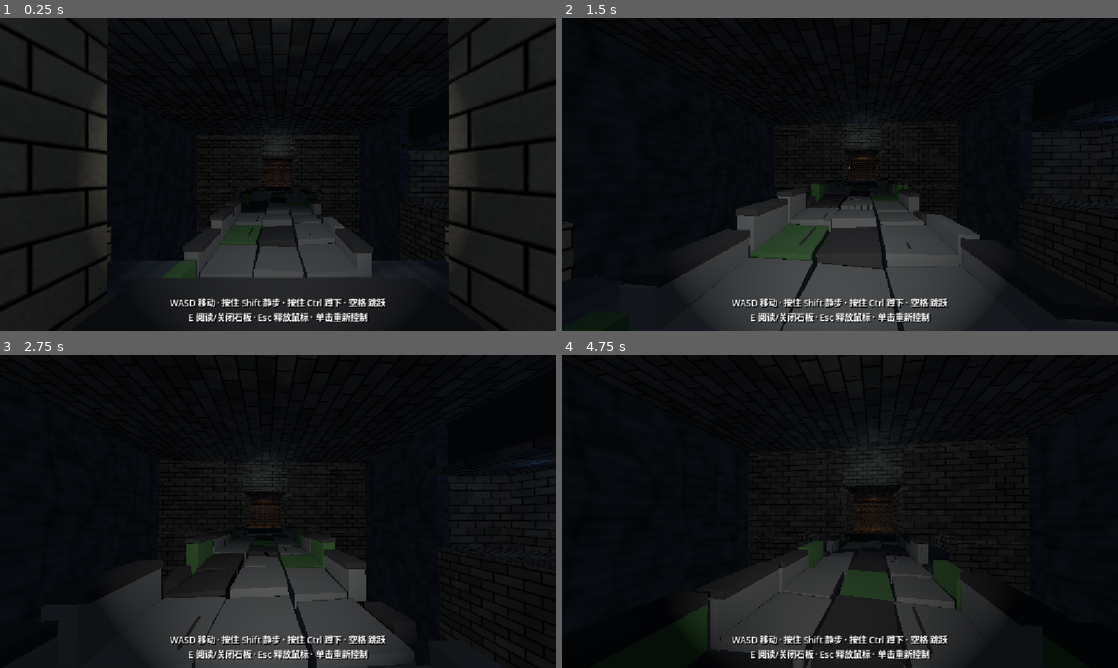
Above: before the commit, frames 1-4 (two rows, left to right).
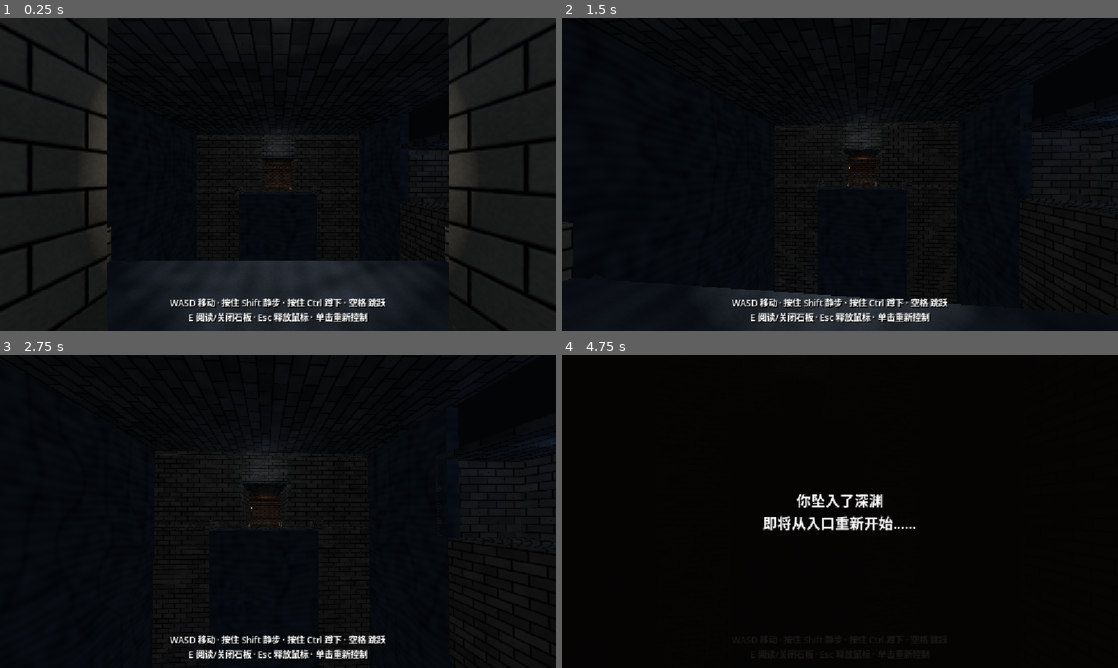
Above: after the commit, the same moments.

Repository: Baron0224/Three-Feet-Under
Game: Godot game, scene res://tomb_corridor.tscn
Same seed, same stepped clock (60 frames per second), same inputs: the game is played once before the commit and once after it. This scene is started directly instead of the project's main scene.
Inputs (mouse positions are in pixels of both pictures, inside the frame that each line leads up to):
- Up to frame 1 (0.25 s): no input
- Up to frame 2 (1.5 s): tap Enter at 0.5 s; move the mouse to (867, 174) at 0.52 s; press the mouse at (867, 174) at 0.53 s; hold W (move_forward) from 0.53 s (still down); tap Space (jump) at 0.77 s; move the mouse to (812, 174) at 1.27 s; release the mouse at (812, 174) at 1.28 s; tap Ctrl (crouch) at 1.35 s
- Up to frame 3 (2.75 s): keep holding W (move_forward); tap Space (jump) at 1.52 s; move the mouse to (289, 505) at 2.02 s; hold E (interact) from 2.03 s (still down)
- Up to frame 4 (4.75 s): keep holding W (move_forward); move the mouse to (834, 517) at 2.77 s; release E (interact) at 2.78 s; tap Shift (sneak) at 2.85 s; click (834, 517) at 2.92 s; tap Space (jump) at 3.02, 3.77, 4.52 s; move the mouse to (878, 514) at 3.52 s; press the mouse at (878, 514) at 3.53 s; move the mouse to (795, 508) at 4.27 s; release the mouse at (795, 508) at 4.28 s; tap Ctrl (crouch) at 4.35 s

The runs differ from the first frame. In frame 1, 4.9% of the frame differs, in the area x 30-68%, y 53-84%; in frame 2, 16%; in frame 3, 13%; in frame 4, 17%, in the area x 21-80%, y 23-100%.
Error after the commit: Parse Error: Function "_rebuild_geometry()" not found in base self. (res://dilapidated_bridge.gd:82)

Commit message:
fix: rebuild dilapidated bridge to concept dark cracked stone look
Replace scattered prototype boxes with uniform-width continuous deck using
project floor/wall/rock stone mats, carved crack lines, low thick parapets
with intentional missing teeth, center pillar. Keeps span, collision, mid
shake, typed GDScript. Local only.

Diff:
--- a/three-feet-under/dilapidated_bridge.gd
+++ b/three-feet-under/dilapidated_bridge.gd
@@ -43,9 +43,9 @@
 var _shake_t := 0.0
 var _deck_base_y := 0.0
 
-var _stone: StandardMaterial3D
-var _stone_dark: StandardMaterial3D
-var _moss: StandardMaterial3D
+var _stone: Material
+var _stone_dark: Material
+var _moss: Material
 
 
 func _ready() -> void:
@@ -117,71 +117,30 @@
 
 
 func _make_materials() -> void:
-	_stone = StandardMaterial3D.new()
-	_stone.albedo_color = Color(0.34, 0.33, 0.31)
-	_stone.roughness = 0.92
-	_stone.metallic = 0.02
-
-	_stone_dark = StandardMaterial3D.new()
-	_stone_dark.albedo_color = Color(0.18, 0.17, 0.16)
-	_stone_dark.roughness = 0.96
-
-	_moss = StandardMaterial3D.new()
-	_moss.albedo_color = Color(0.22, 0.32, 0.18)
-	_moss.roughness = 1.0
-
-
-func _clear_generated() -> void:
-	for c in get_children():
-		var n := String(c.name)
-		if n.begins_with("Gen_") or n.ends_with("_old"):
-			c.name = n + "_old"
-			remove_child(c)
-			c.queue_free()
-	_deck_root = null
-	_mid_area = null
-	_player_on_mid = false
-
-
-func _rebuild_geometry() -> void:
-	if not is_inside_tree():
-		return
-	_build_gen += 1
-	var gen: int = _build_gen
-	_clear_generated()
-	_make_materials()
-	_build_geometry(gen)
-
-
-func _attach(node: Node, gen: int) -> void:
-	call_deferred("_attach_now", node, gen)
-
-
-func _attach_now(node: Node, gen: int) -> void:
-	if gen != _build_gen:
-		if is_instance_valid(node):
-			node.free()
-		return
-	if not is_inside_tree() or not is_instance_valid(node):
-		return
-	if node.get_parent() == self:
-		return
-	if node.get_parent() != null:
-		node.get_parent().remove_child(node)
-	add_child.call_deferred(node)
-
-
-func _mesh_box(parent: Node, name: String, size: Vector3, pos: Vector3, mat: Material, rot_deg: Vector3 = Vector3.ZERO) -> MeshInstance3D:
-	var mi := MeshInstance3D.new()
-	mi.name = name
-	var box := BoxMesh.new()
-	box.size = size
-	mi.mesh = box
-	mi.material_override = mat
-	mi.position = pos
-	mi.rotation_degrees = rot_deg
-	parent.add_child(mi)
-	return mi
+	var floor_mat := load("res://art/materials/floor.tres")
+	var wall_mat := load("res://art/materials/wall.tres")
+	var rock_mat := load("res://art/materials/rock.tres")
+	if floor_mat is Material:
+		_stone = floor_mat
+	else:
+		var sm := StandardMaterial3D.new()
+		sm.albedo_color = Color(0.30, 0.29, 0.27)
+		sm.roughness = 0.94
+		_stone = sm
+	if wall_mat is Material:
+		_stone_dark = wall_mat
+	else:
+		var sd := StandardMaterial3D.new()
+		sd.albedo_color = Color(0.22, 0.21, 0.20)
+		sd.roughness = 0.96
+		_stone_dark = sd
+	if rock_mat is Material:
+		_moss = rock_mat
+	else:
+		var ms := StandardMaterial3D.new()
+		ms.albedo_color = Color(0.20, 0.26, 0.18)
+		ms.roughness = 1.0
+		_moss = ms
 
 
 func _arch_y(x: float) -> float:
@@ -198,116 +157,113 @@
 
 	var half_l: float = bridge_length * 0.5
 	var half_w: float = bridge_width * 0.5
-	var col_w: float = bridge_length / float(slab_cols)
-	var row_d: float = bridge_width / float(slab_rows)
-
-	# Central support pillar into the mist
-	var pillar := Node3D.new()
-	pillar.name = "CenterPillar"
-	pillar.position = Vector3(0.0, -6.0, 0.0)
-	root.add_child(pillar)
-	_mesh_box(pillar, "Shaft", Vector3(1.4, 12.0, 1.4), Vector3(0, 0, 0), _stone_dark)
-	_mesh_box(pillar, "Cap", Vector3(2.0, 0.5, 2.0), Vector3(0, 6.2, 0), _stone)
-
-	# Deck slabs — complete span, uneven / cracked
-	for c in range(slab_cols):
-		var x0 := -half_l + (float(c) + 0.5) * col_w
-		var y_arch := _arch_y(x0)
-		for r in range(slab_rows):
-			var z0 := -half_w + (float(r) + 0.5) * row_d
-			var jitter_y := _rng.randf_range(-0.06, 0.05)
-			var tilt := Vector3(
-				_rng.randf_range(-3.5, 3.5),
-				_rng.randf_range(-2.0, 2.0),
-				_rng.randf_range(-4.0, 4.0)
-			)
-			var sx := col_w * _rng.randf_range(0.88, 0.98)
-			var sz := row_d * _rng.randf_range(0.86, 0.98)
-			var mat := _stone if _rng.randf() > 0.22 else _stone_dark
-			if _rng.randf() < 0.12:
-				mat = _moss
-			_mesh_box(
-				root,
-				"Slab_%d_%d" % [c, r],
-				Vector3(sx, deck_thickness, sz),
-				Vector3(x0 + _rng.randf_range(-0.04, 0.04), y_arch + jitter_y + deck_thickness * 0.5, z0 + _rng.randf_range(-0.03, 0.03)),
-				mat,
-				tilt
-			)
-			# Occasional crack scrap
-			if _rng.randf() < 0.18:
-				_mesh_box(
-					root,
-					"Crack_%d_%d" % [c, r],
-					Vector3(sx * 0.7, 0.03, 0.04),
-					Vector3(x0, y_arch + deck_thickness + 0.01, z0 + _rng.randf_range(-sz * 0.3, sz * 0.3)),
-					_stone_dark
-				)
-
-	# Walkable collision — continuous slightly arched convex approx as stepped boxes
+	var segments: int = maxi(slab_cols, 8)
+	var seg_len: float = bridge_length / float(segments)
+
+	# --- Continuous dark deck (uniform width) ---
+	# One structural plate per segment so the arch reads, but same width end-to-end.
+	for i in range(segments):
+		var x0: float = -half_l + (float(i) + 0.5) * seg_len
+		var y_arch: float = _arch_y(x0)
+		# Tiny wear dip only — keeps surface coherent, not scattered boxes.
+		var wear: float = 0.0
+		if i > 1 and i < segments - 2:
+			wear = sin(float(i) * 1.7) * 0.025
+		_mesh_box(
+			root,
+			"Deck_%d" % i,
+			Vector3(seg_len * 1.02, deck_thickness, bridge_width),
+			Vector3(x0, y_arch + deck_thickness * 0.5 + wear, 0.0),
+			_stone
+		)
+
+	# Deep crack lines carved into the deck (dark recessed strips)
+	var crack_xs: Array[float] = [-half_l * 0.55, -half_l * 0.18, half_l * 0.12, half_l * 0.48]
+	for ci in range(crack_xs.size()):
+		var cx: float = crack_xs[ci]
+		var cy: float = _arch_y(cx) + deck_thickness + 0.01
+		_mesh_box(root, "CrackV_%d" % ci, Vector3(0.045, 0.04, bridge_width * 0.82), Vector3(cx, cy, 0.0), _stone_dark)
+	# Longitudinal spider cracks
+	_mesh_box(root, "CrackH_main", Vector3(bridge_length * 0.72, 0.035, 0.05), Vector3(0.0, _arch_y(0.0) + deck_thickness + 0.015, 0.15), _stone_dark)
+	_mesh_box(root, "CrackH_2", Vector3(bridge_length * 0.4, 0.03, 0.04), Vector3(-half_l * 0.2, _arch_y(-half_l * 0.2) + deck_thickness + 0.015, -0.35), _stone_dark)
+	_mesh_box(root, "CrackDiag", Vector3(bridge_length * 0.28, 0.03, 0.04), Vector3(half_l * 0.25, _arch_y(half_l * 0.25) + deck_thickness + 0.015, 0.45), _stone_dark, Vector3(0, 28, 0))
+
+	# Walkable collision — same uniform width, stepped to follow arch
 	var body := StaticBody3D.new()
 	body.name = "DeckBody"
 	body.collision_layer = 1
 	body.collision_mask = 1
 	root.add_child(body)
-	for c in range(slab_cols):
-		var x0: float = -half_l + (float(c) + 0.5) * col_w
+	for i in range(segments):
+		var x0: float = -half_l + (float(i) + 0.5) * seg_len
 		var y_arch: float = _arch_y(x0)
 		var cs := CollisionShape3D.new()
 		var shape := BoxShape3D.new()
-		shape.size = Vector3(col_w * 1.02, deck_thickness + 0.08, bridge_width * 0.95)
+		shape.size = Vector3(seg_len * 1.02, deck_thickness + 0.1, bridge_width)
 		cs.shape = shape
 		cs.position = Vector3(x0, y_arch + deck_thickness * 0.5, 0.0)
 		body.add_child(cs)
 
-	# Side rails — incomplete / crumbled
+	# --- Low thick parapets: solid curb with intentional missing teeth ---
+	# Pattern of present/missing per side so both rails share same outer width.
+	var rail_h: float = 0.62
+	var rail_t: float = 0.38
+	var present_L: Array[bool] = [true, true, false, true, true, true, false, true, false, true, true, true, false, true]
+	var present_R: Array[bool] = [true, false, true, true, false, true, true, true, true, false, true, false, true, true]
+	while present_L.size() < segments:
+		present_L.append(true)
+		present_R.append(true)
+
 	for side_i in range(2):
 		var side: float = -1.0 if side_i == 0 else 1.0
-		var z_rail: float = side * (half_w + 0.12)
-		for c in range(slab_cols):
-			# Skip some segments for broken look
-			var broken: bool = _rng.randf() < 0.28
-			var x0: float = -half_l + (float(c) + 0.5) * col_w
+		var z_rail: float = side * (half_w - rail_t * 0.5)  # flush with deck edge — uniform width
+		for i in range(segments):
+			var present: bool = present_L[i] if side_i == 0 else present_R[i]
+			var x0: float = -half_l + (float(i) + 0.5) * seg_len
 			var y_arch: float = _arch_y(x0)
-			if broken:
-				# rubble stump
-				if _rng.randf() < 0.7:
+			if not present:
+				# Broken tooth: leave a low jagged stump only
+				if i % 3 != 1:
 					_mesh_box(
 						root,
-						"RailStub_%s_%d" % [side, c],
-						Vector3(col_w * 0.45, _rng.randf_range(0.15, 0.4), 0.28),
-						Vector3(x0, y_arch + 0.25, z_rail + _rng.randf_range(-0.05, 0.05)),
-						_stone_dark,
-						Vector3(0, 0, _rng.randf_range(-12, 12))
+						"RailStub_%d_%d" % [side_i, i],
+						Vector3(seg_len * 0.55, rail_h * 0.28, rail_t * 0.9),
+						Vector3(x0, y_arch + deck_thickness + rail_h * 0.14, z_rail),
+						_stone_dark
 					)
 				continue
-			var h: float = _rng.randf_range(0.55, 0.85)
-			var rail_mat: Material = _stone if _rng.randf() > 0.3 else _moss
 			_mesh_box(
 				root,
-				"Rail_%s_%d" % [side, c],
-				Vector3(col_w * 0.9, h, 0.32),
-				Vector3(x0, y_arch + h * 0.5 + 0.05, z_rail),
-				rail_mat
+				"Rail_%d_%d" % [side_i, i],
+				Vector3(seg_len * 0.98, rail_h, rail_t),
+				Vector3(x0, y_arch + deck_thickness + rail_h * 0.5, z_rail),
+				_stone_dark if (i % 4 == 0) else _stone
 			)
-			# top coping sometimes missing
-			if _rng.randf() > 0.35:
-				_mesh_box(
-					root,
-					"Coping_%s_%d" % [side, c],
-					Vector3(col_w * 0.85, 0.12, 0.4),
-					Vector3(x0, y_arch + h + 0.1, z_rail),
-					_stone_dark
-				)
-
-	# End abutments / steps into portals
+			# Coping on intact sections
+			_mesh_box(
+				root,
+				"Coping_%d_%d" % [side_i, i],
+				Vector3(seg_len * 0.92, 0.1, rail_t * 1.15),
+				Vector3(x0, y_arch + deck_thickness + rail_h + 0.05, z_rail),
+				_moss if (i % 5 == 2) else _stone_dark
+			)
+
+	# Center support pillar into the mist
+	var pillar := Node3D.new()
+	pillar.name = "CenterPillar"
+	pillar.position = Vector3(0.0, -6.0, 0.0)
+	root.add_child(pillar)
+	_mesh_box(pillar, "Shaft", Vector3(1.5, 12.0, 1.5), Vector3(0, 0, 0), _stone_dark)
+	_mesh_box(pillar, "Cap", Vector3(2.2, 0.45, 2.2), Vector3(0, 6.15, 0), _stone)
+
+	# End abutments — same width as deck
 	for end_i in range(2):
 		var end_sign: float = -1.0 if end_i == 0 else 1.0
 		var x_end: float = end_sign * half_l
-		_mesh_box(root, "Abutment_%s" % end_sign, Vector3(1.2, 1.1, bridge_width + 0.8), Vector3(x_end, 0.35, 0), _stone_dark)
-		_mesh_box(root, "Step_%s" % end_sign, Vector3(0.7, 0.22, bridge_width * 0.9), Vector3(x_end - end_sign * 0.55, 0.12, 0), _stone)
-
-	# Mid-span detector for shake / future collapse trigger zone
+		_mesh_box(root, "Abutment_%d" % end_i, Vector3(1.15, 1.0, bridge_width + 0.15), Vector3(x_end, 0.35, 0), _stone_dark)
+		_mesh_box(root, "Step_%d" % end_i, Vector3(0.65, 0.2, bridge_width * 0.95), Vector3(x_end - end_sign * 0.5, 0.1, 0), _stone)
+
+	# Mid-span detector
 	var area := Area3D.new()
 	area.name = "MidspanArea"
 	area.collision_layer = 0
@@ -316,15 +272,17 @@
 	area.monitorable = false
 	var acs := CollisionShape3D.new()
 	var box := BoxShape3D.new()
-	box.size = Vector3(bridge_length * 0.35, 2.5, bridge_width * 0.9)
+	box.size = Vector3(bridge_length * 0.35, 2.5, bridge_width * 0.95)
 	acs.shape = box
 	acs.position = Vector3(0.0, 1.2 + arch_height * 0.5, 0.0)
 	area.add_child(acs)
 	root.add_child(area)
 	_mid_area = area
 	if not Engine.is_editor_hint():
-		area.body_entered.connect(_on_mid_entered)
-		area.body_exited.connect(_on_mid_exited)
+		if not area.body_entered.is_connected(_on_mid_entered):
+			area.body_entered.connect(_on_mid_entered)
+		if not area.body_exited.is_connected(_on_mid_exited):
+			area.body_exited.connect(_on_mid_exited)
 
 	_attach(root, gen)
 
